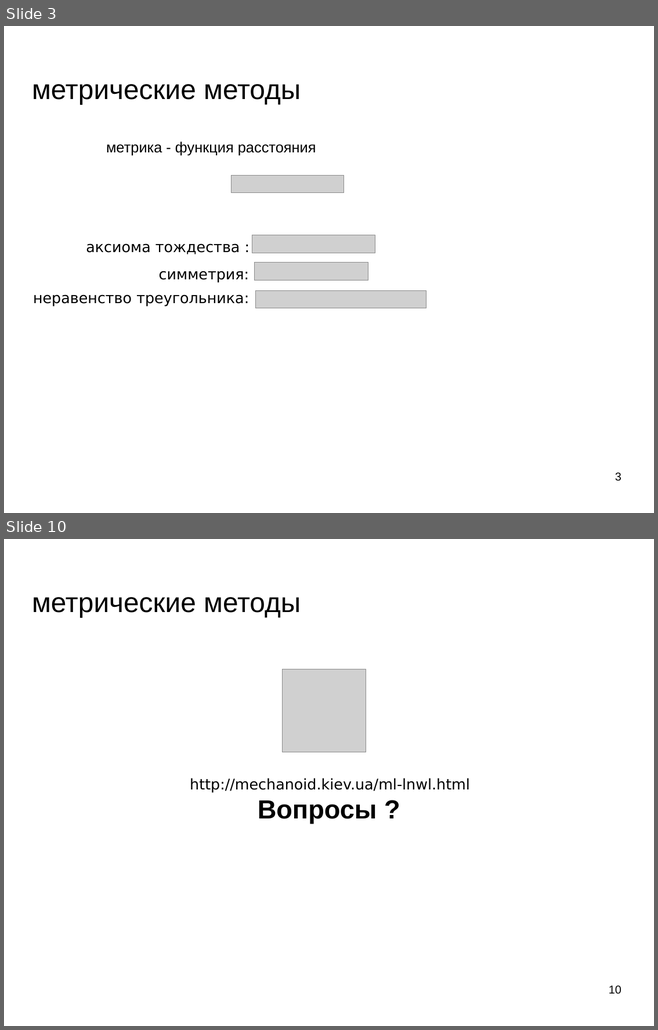
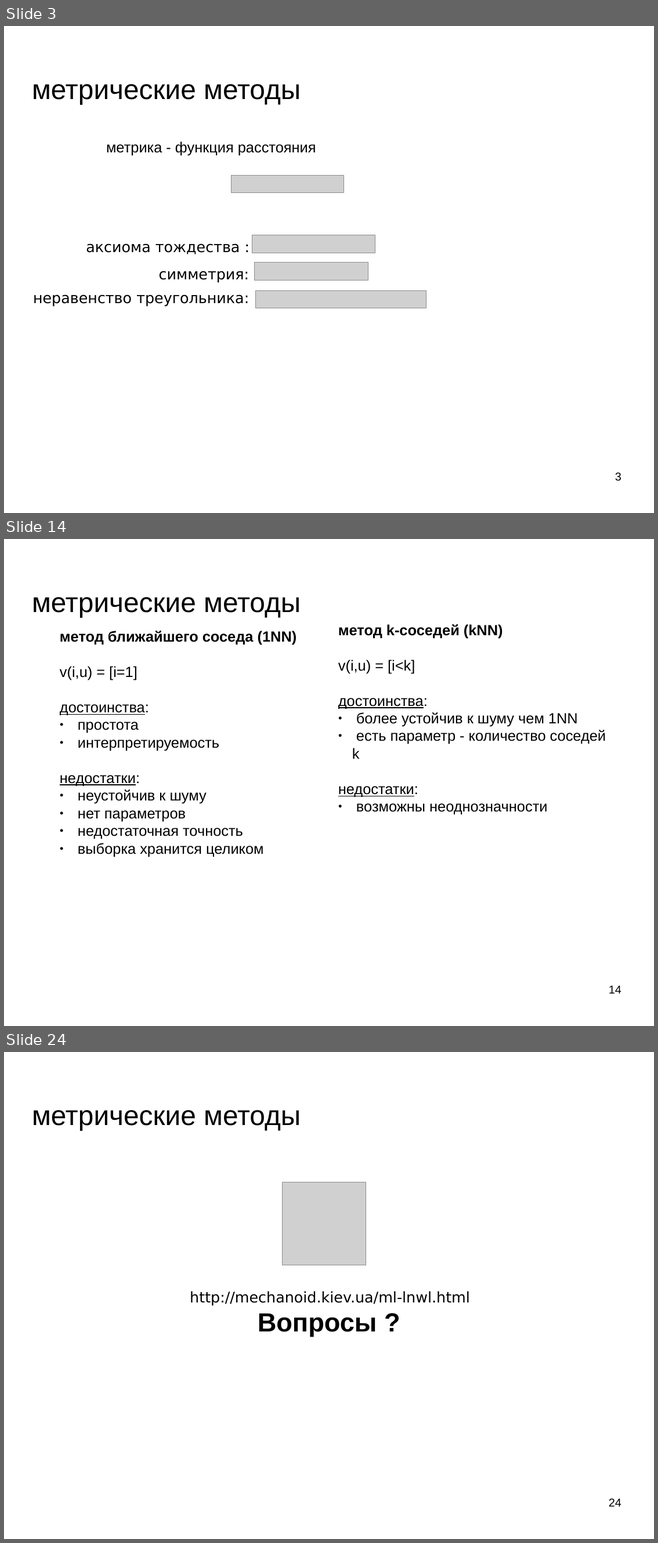
Before and after one commit to mechanoid5/ml_lectorium_legacy, a slide deck: 06-metric.odp. Shown one above the other, each under a label of ours: slides 3 and 10 before the commit, slides 3, 14 and 24 after it; the slides between them are not shown. The pictures are 658x1030 and 658x1543 pixels, drawn with LibreOffice and Linux fonts; fonts in the diff are those of the drawing; grey boxes stand for pictures; background and template pictures are left out. Boxes give left, top, right and bottom in pixels: in the first picture for what was removed or moved away, otherwise in the second. Text is boxed around its words. In the diff, an @@ line names an element or a change of style, - is before the commit and + after.

```diff
--- a/06-metric.odp
+++ b/06-metric.odp
@@ slide 14 added at [4,539,654,1026], background picture (left out) @@
@@ title added at [32,597,300,617], 33.9 pt, text #000000 @@
+метрические методы
@@ text added at [338,624,605,815], 18 pt, text #000000 @@
+метод k-соседей (kNN)
+v(i,u) = [i<k]
+достоинства:
+● более устойчив к шуму чем 1NN
+● есть параметр - количество соседей k
+недостатки:
+● возможны неоднозначности
@@ text added at [60,631,297,857], 18 pt, text #000000 @@
+метод ближайшего соседа (1NN)
+v(i,u) = [i=1]
+достоинства:
+● простота
+● интерпретируемость
+недостатки:
+● неустойчив к шуму
+● нет параметров
+● недостаточная точность
+● выборка хранится целиком
@@ page number added at [608,986,621,994], 14 pt, text #000000 @@
+14
@@ what was slide 10 is now slide 24 @@
@@ page number at [608,1499,621,1507]: text changed @@
-10
+24
```
Also in this commit, not shown: 7 slides changed, 14 other slides added, 4 other files.
